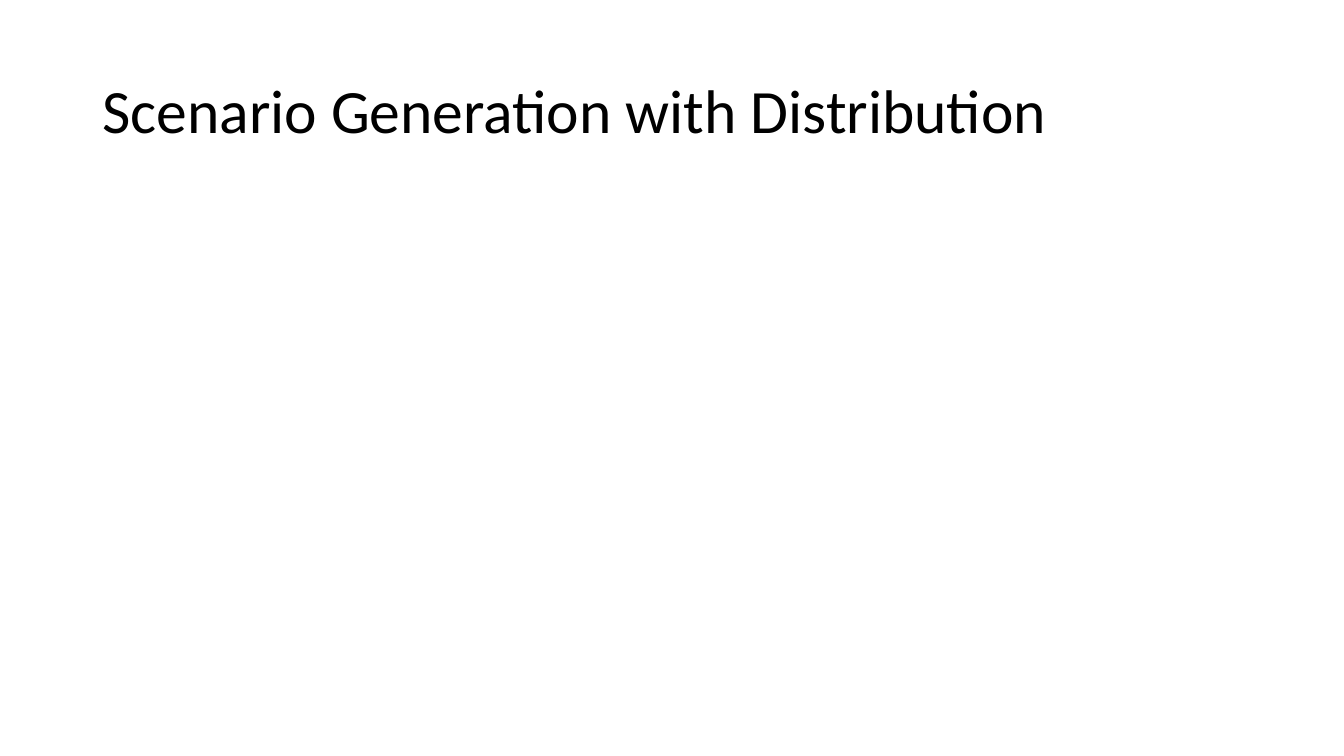
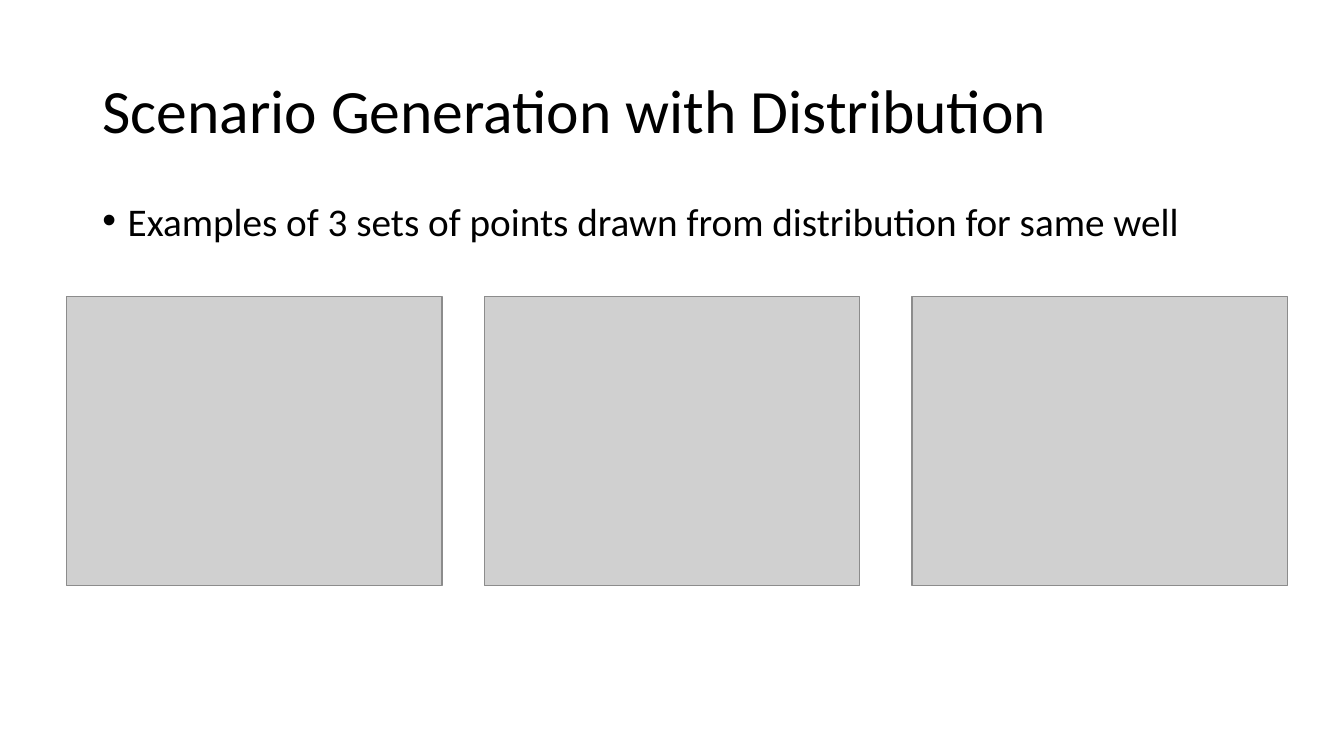
Before and after one commit to bendiw/OilOpt, a slide deck: slide 14 of PP/Preliminary Results 04_05.pptx (slide 13 before the commit). Drawn at 1344x756 pixels with LibreOffice and Linux fonts; fonts in the diff are those of the drawing; grey boxes stand for pictures. Boxes give left, top, right and bottom in pixels: in the first picture for what was removed or moved away, otherwise in the second. Text is boxed around its words. In the diff, an @@ line names an element or a change of style, - is before the commit and + after.

```diff
--- a/PP/Preliminary Results 04_05.pptx
+++ b/PP/Preliminary Results 04_05.pptx
@@ text added at <box>128,208,1178,243</box>, 28 pt, text #000000 @@
+• Examples of 3 sets of points drawn from distribution for same well
@@ picture added at <box>67,296,443,586</box> @@
@@ picture added at <box>484,296,860,586</box> @@
@@ picture added at <box>912,296,1289,586</box> @@
```
Also in this commit, not shown: 6 other slides changed, 2 slides added, 1 other file.
